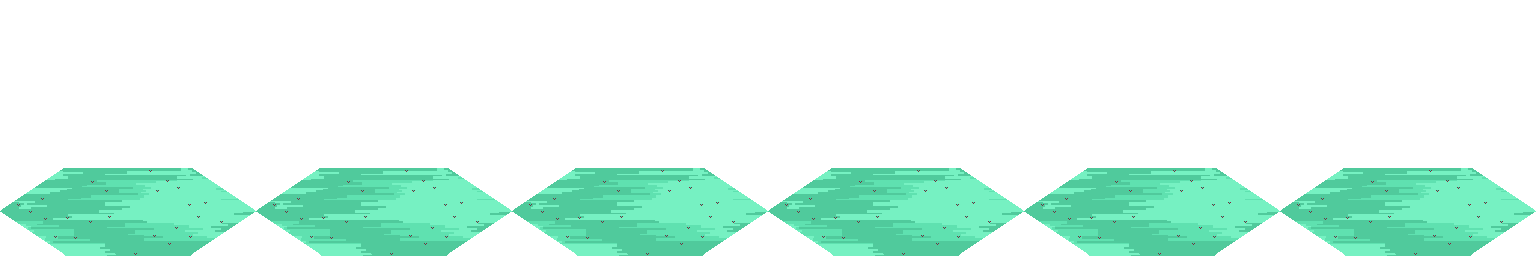
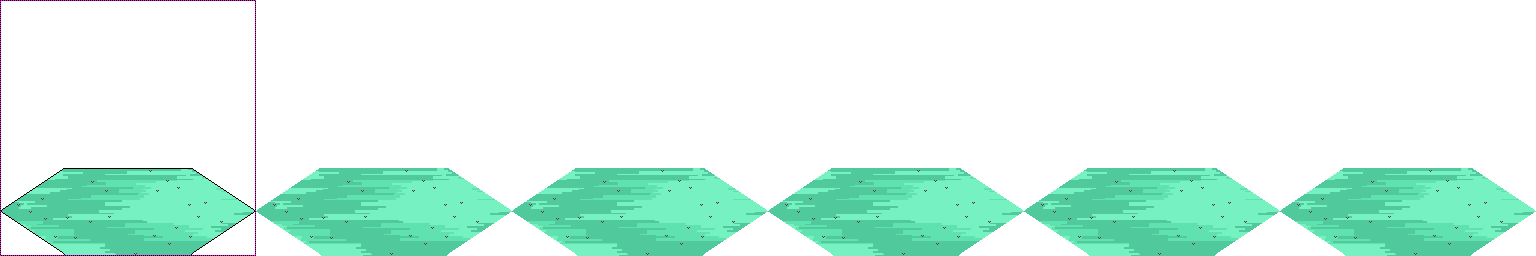
Revision of a layered 1536 x 256 image; what changed, layer by layer:
added layer "Calque 22" above "patron" over 0, 0, 256, 256
added layer "patron" above "sol_super" over 0, 128, 256, 256
added group "sol_super" with 18 layers above "Background" over 0, 0, 256, 256
moved "Copier de sol_super_3" (5th of 5, in "sol_super") into group "sol_super" over 64, 0, 256, 256
painted on "sol_super_2" (5th of 6, in "sol_super" › "Copier de sol_super_3") over 64, 0, 256, 256
moved "sol_super_3" into group "sol_super" over 0, 0, 256, 256
painted on "sol_super_2" (6th of 6, in "sol_super" › "sol_super_3") over 0, 0, 256, 256
